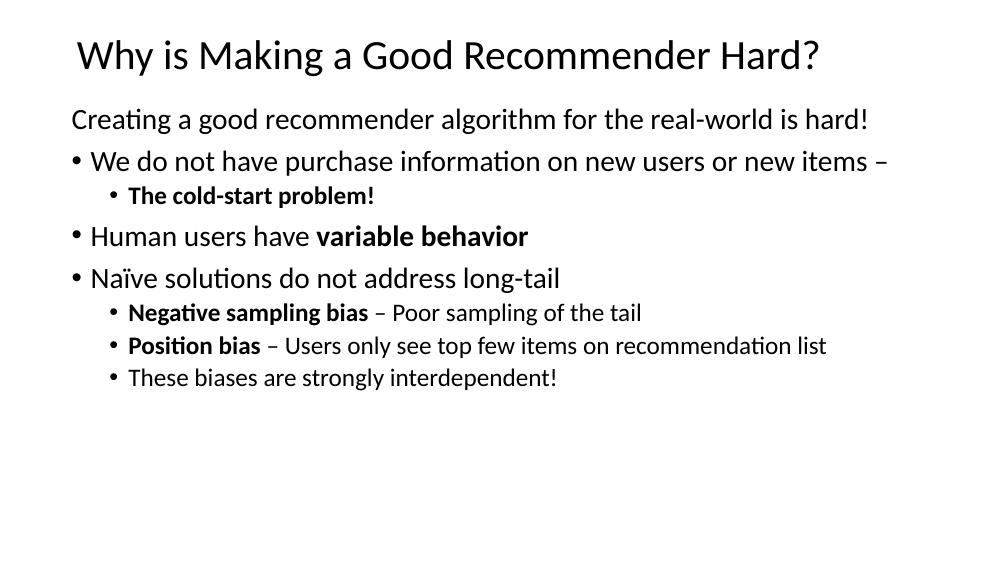
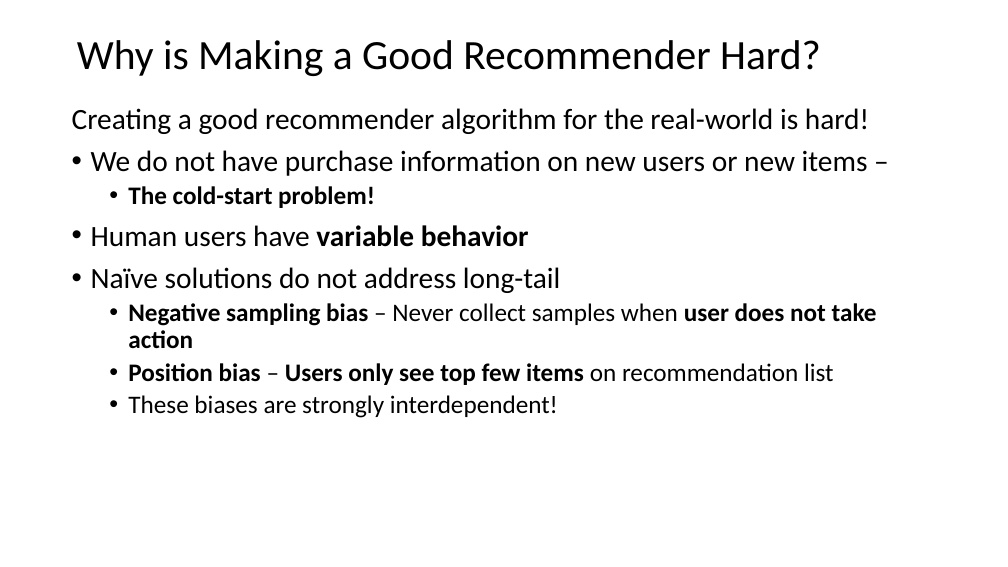
Before and after one commit to harelgabainew/school1, a slide deck: slide 11 of slides/8_RecommenderSystems.pptx (slide 12 before the commit). Drawn at 1008x567 pixels with LibreOffice and Linux fonts; fonts in the diff are those of the drawing. Boxes give left, top, right and bottom in pixels: in the first picture for what was removed or moved away, otherwise in the second. Text is boxed around its words. In the diff, an @@ line names an element or a change of style, - is before the commit and + after.

```diff
--- a/slides/8_RecommenderSystems.pptx
+++ b/slides/8_RecommenderSystems.pptx
@@ text at (x1=128, y1=303, x2=877, y2=349): text changed; bold on @@
-  • Negative sampling bias – Poor sampling of the tail
+  • Negative sampling bias – Never collect samples when user does not take action
@@ text at (x1=128, y1=363, x2=834, y2=385): bold on in "Users only see top few items" @@
```
Also in this commit, not shown: 43 other slides changed, 8 slides added.
